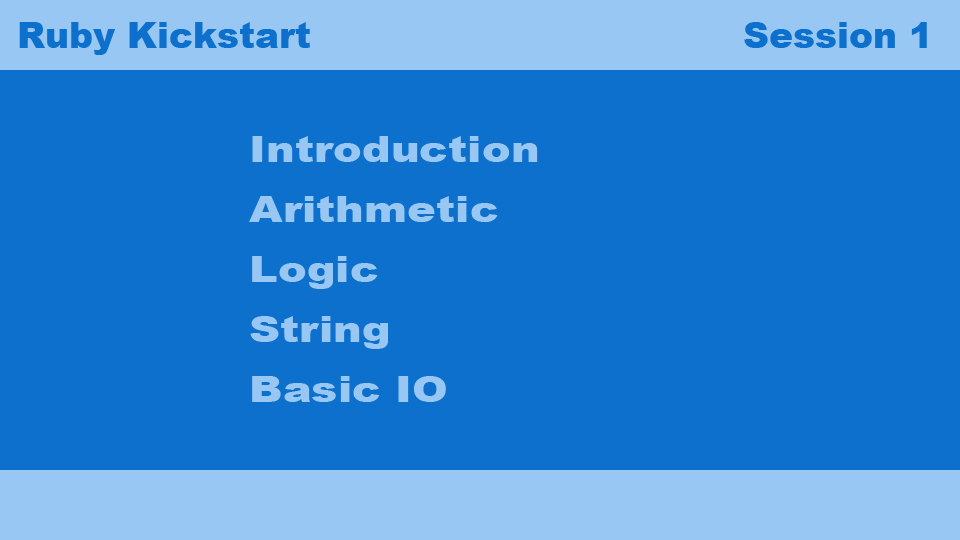
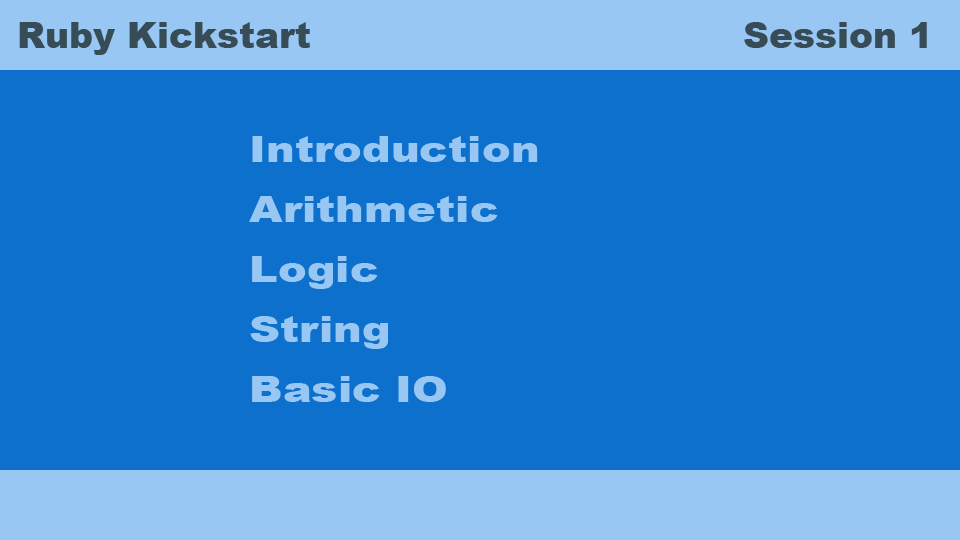
Comparing the layer stacks of the two 960 x 540 images. Changes:
painted on "Ruby Kickstart" (7th of 7, in "session1") over left=19, top=22, right=927, bottom=55
